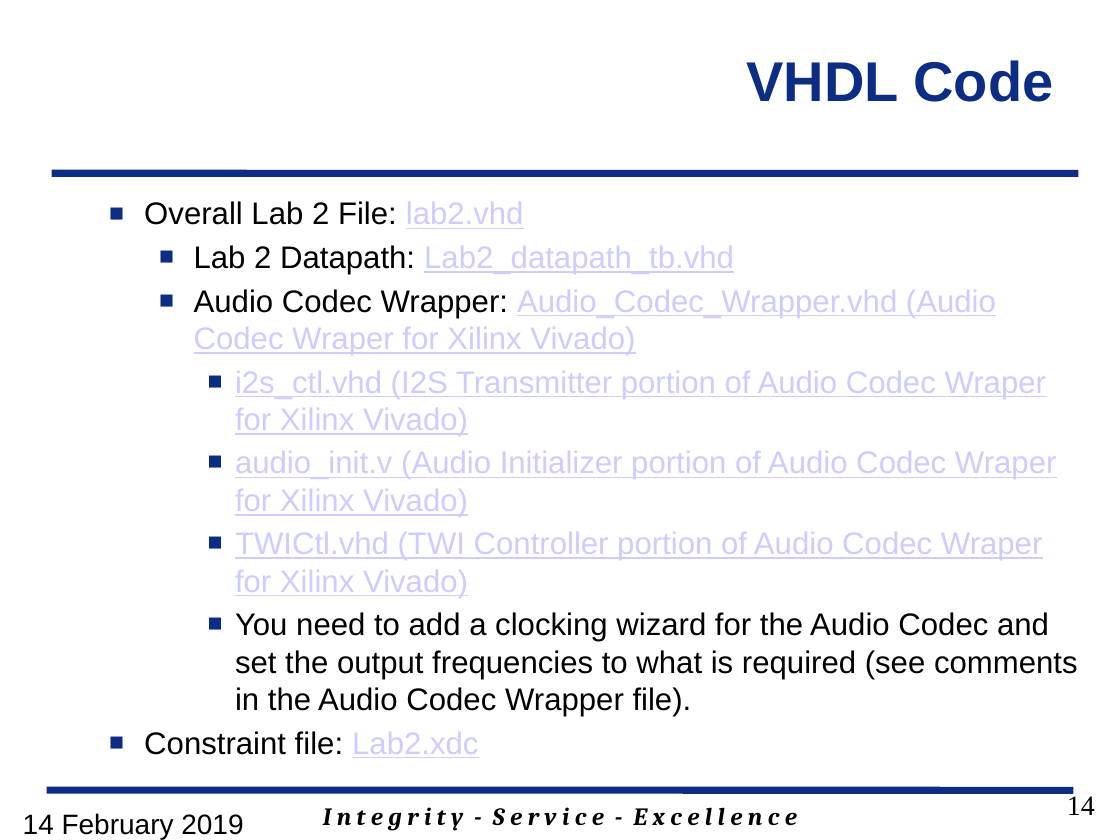
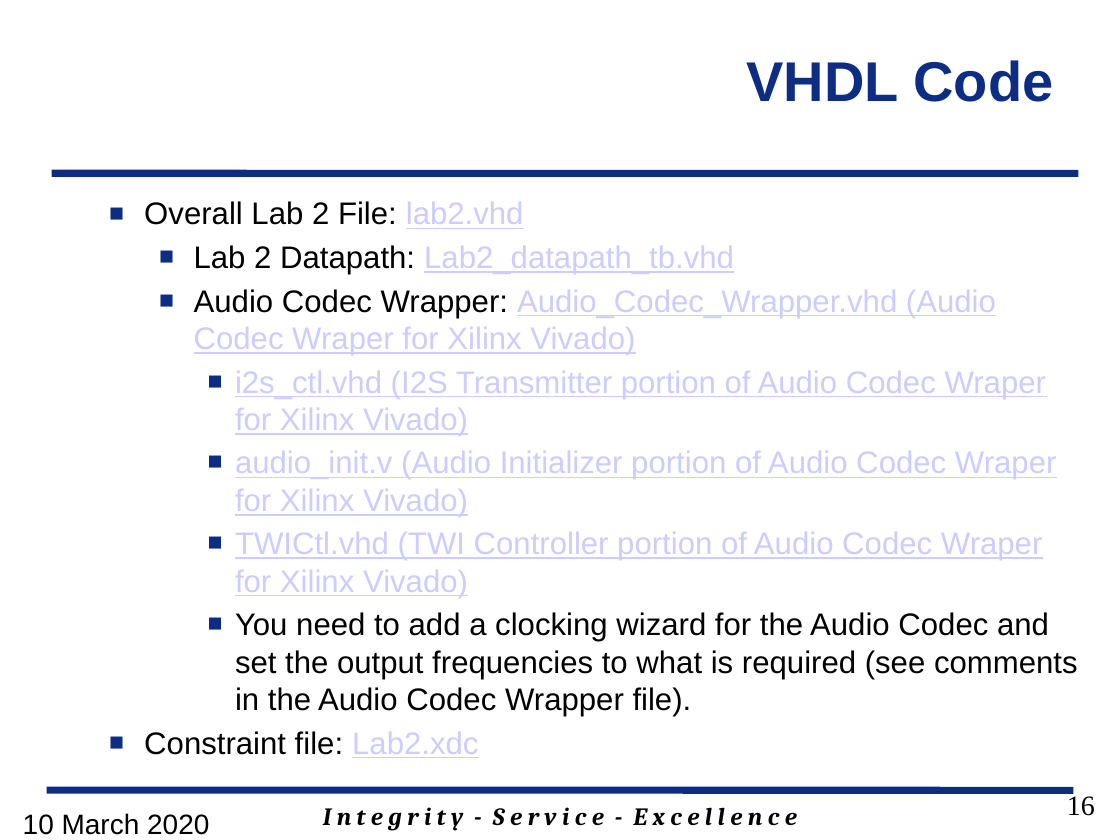
Before and after one commit to GeorgeYork/ECE383_web, a slide deck: slide 16 of lab/lab2/ECE_383_Lab2.pptx (slide 14 before the commit). Drawn at 1120x840 pixels with LibreOffice and Linux fonts; fonts in the diff are those of the drawing; background and template pictures are left out. Boxes give left, top, right and bottom in pixels: in the first picture for what was removed or moved away, otherwise in the second. Text is boxed around its words. In the diff, an @@ line names an element or a change of style, - is before the commit and + after.

```diff
--- a/lab/lab2/ECE_383_Lab2.pptx
+++ b/lab/lab2/ECE_383_Lab2.pptx
@@ page number at box(1067, 793, 1095, 816): text changed @@
-14
+16
@@ text at box(23, 813, 209, 835): text changed @@
-14 February 2019
+10 March 2020
```
Also in this commit, not shown: 7 other slides changed, 5 slides added.
